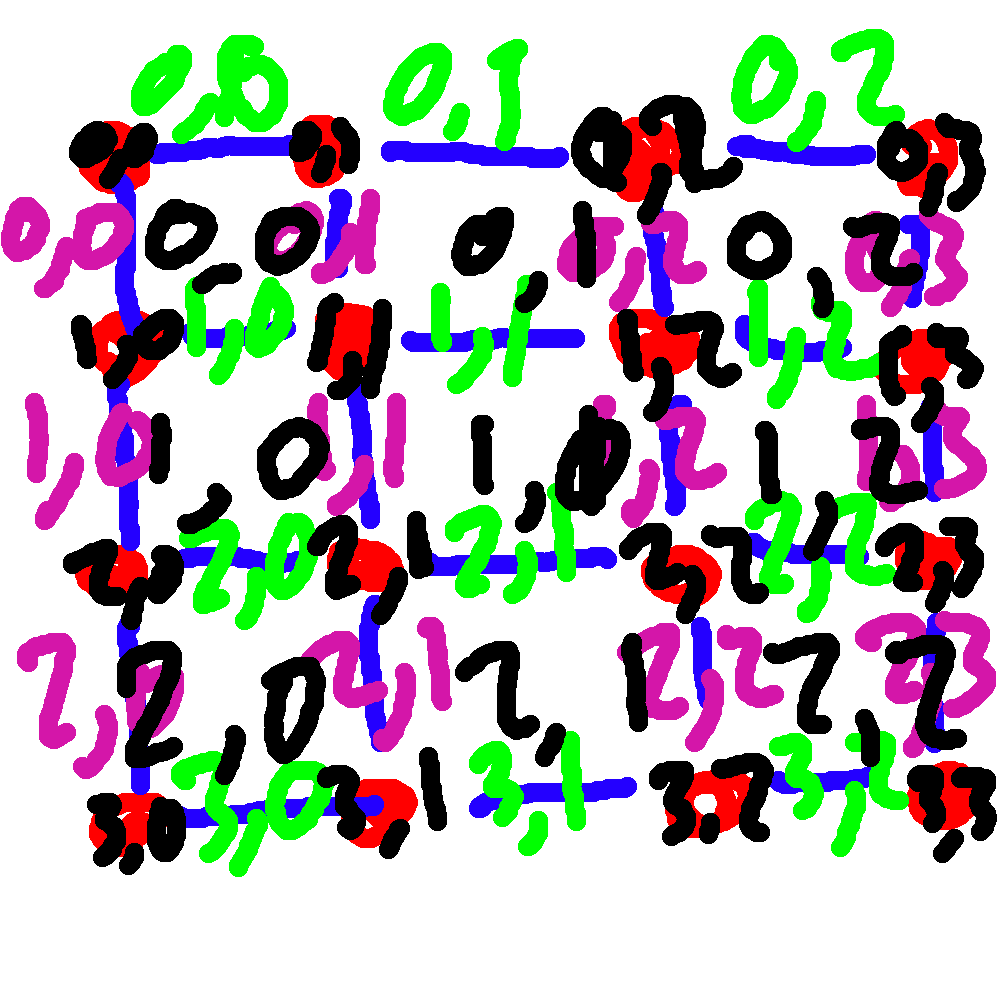
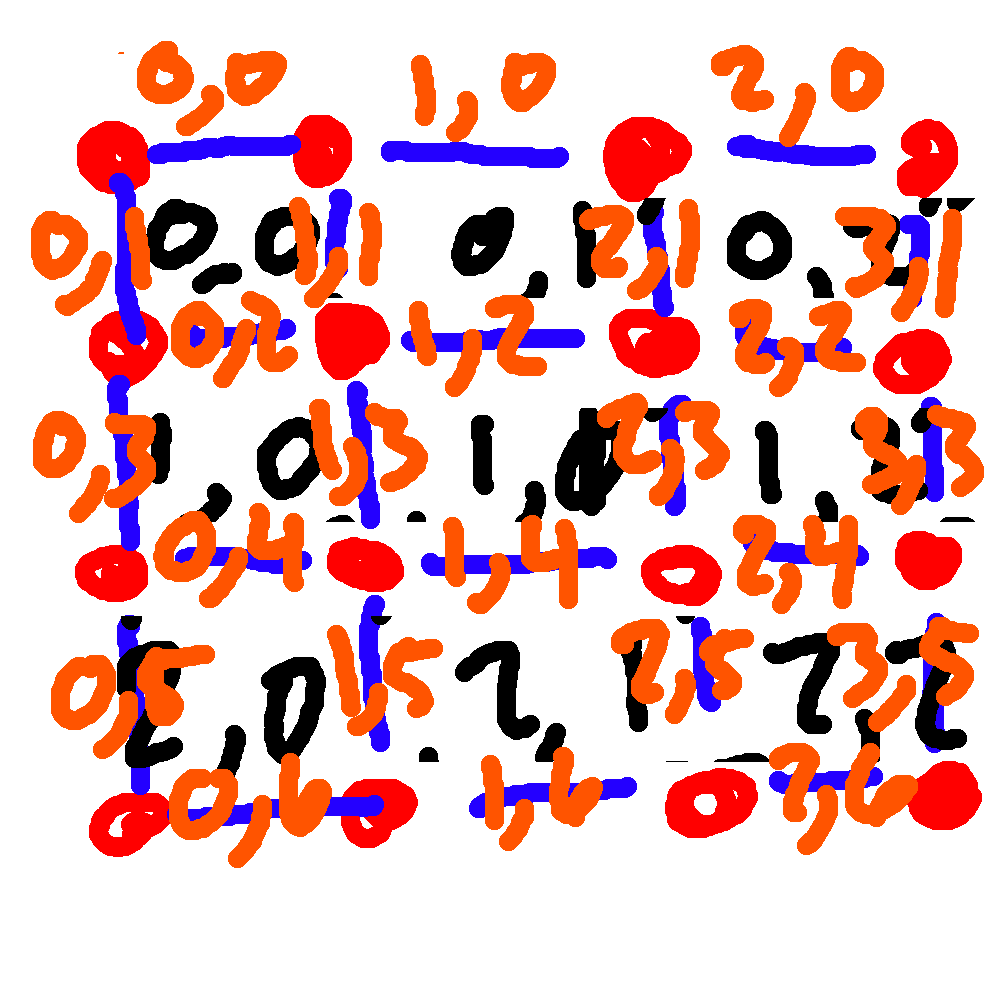
Layers edited between the first and the second 1000px x 1000px image:
added layer "Layer #4" above "Background" over [left=31, top=41, right=984, bottom=868]
painted on "Background" over [left=63, top=95, right=997, bottom=875]
hid "Layer #3" over [left=1, top=189, right=996, bottom=779]
hid "Layer #2" over [left=131, top=29, right=909, bottom=877]
